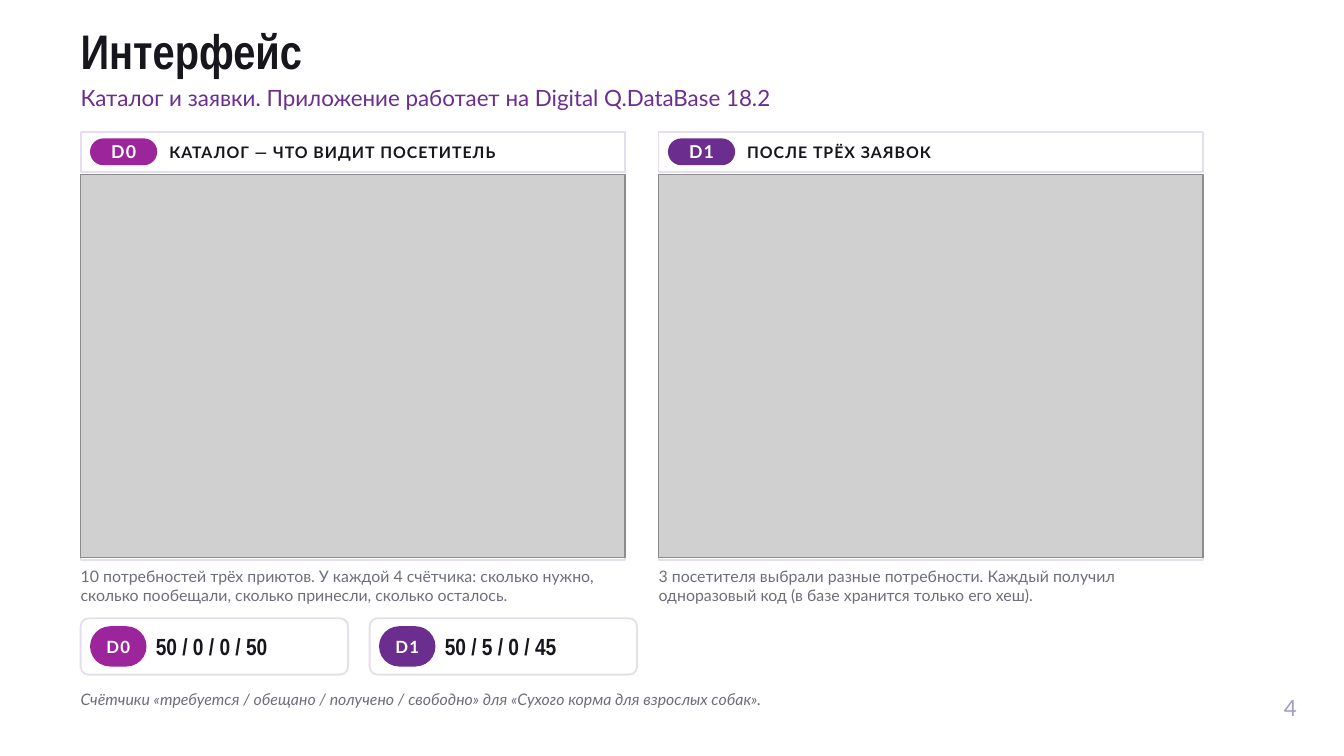
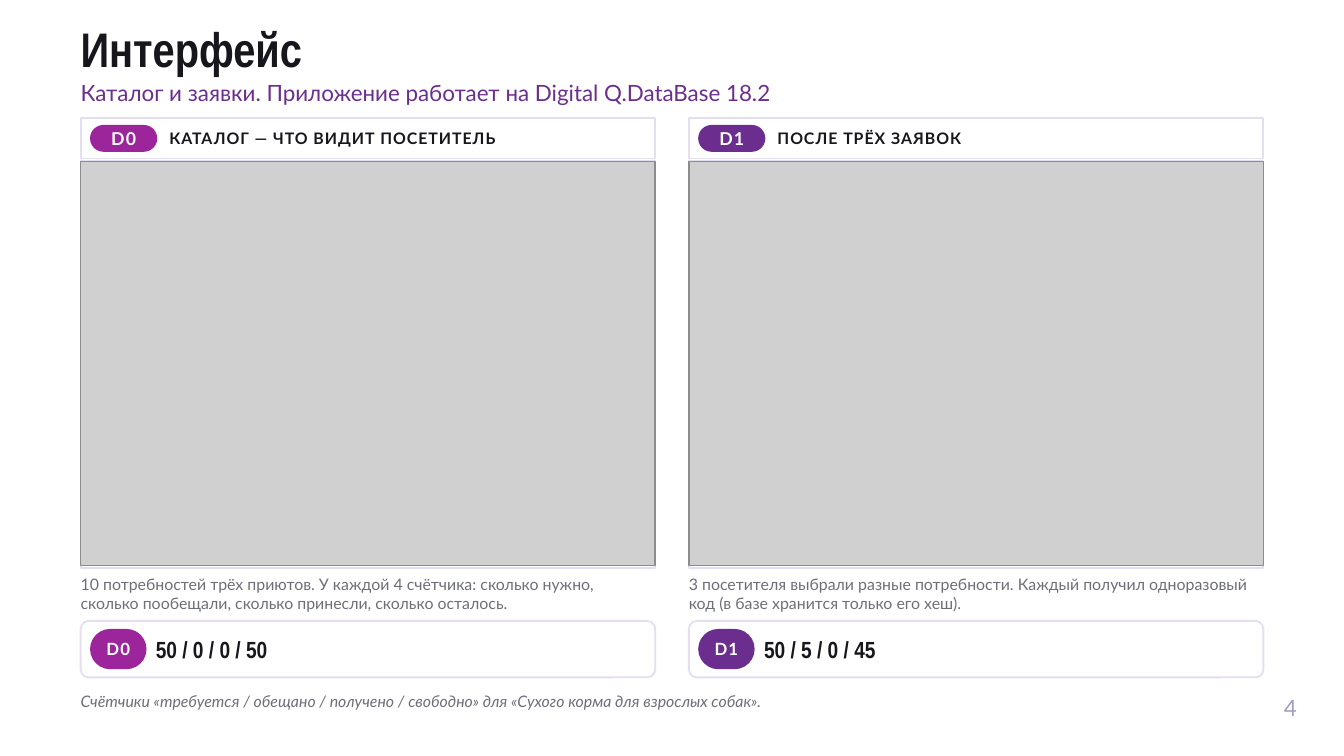
Before and after one commit to milana-solodovnik/lapa-ryadom, a slide deck: slide 4 of slides/output/lapa-ryadom-pitch.pptx. Drawn at 1344x756 pixels with LibreOffice and Linux fonts; fonts in the diff are those of the drawing; grey boxes stand for pictures; background and template pictures are left out. Boxes give left, top, right and bottom in pixels: in the first picture for what was removed or moved away, otherwise in the second. Text is boxed around its words. In the diff, an @@ line names an element or a change of style, - is before the commit and + after.

```diff
--- a/slides/output/lapa-ryadom-pitch.pptx
+++ b/slides/output/lapa-ryadom-pitch.pptx
@@ text "Каталог и заявки. Приложение работает ...": place and size @@
-text "Каталог и заявки. Приложение работает ..." at box(81, 89, 770, 110)
+text "Каталог и заявки. Приложение работает ..." at box(81, 84, 770, 105)
@@ rectangle: place and size @@
-rectangle at box(81, 132, 625, 172)
+rectangle at box(81, 118, 656, 159)
@@ text "КАТАЛОГ — ЧТО ВИДИТ ПОСЕТИТЕЛЬ": place and size @@
-text "КАТАЛОГ — ЧТО ВИДИТ ПОСЕТИТЕЛЬ" at box(169, 146, 495, 161)
+text "КАТАЛОГ — ЧТО ВИДИТ ПОСЕТИТЕЛЬ" at box(169, 132, 495, 147)
@@ rectangle: place and size @@
-rectangle at box(659, 132, 1203, 172)
+rectangle at box(688, 118, 1263, 159)
@@ text "ПОСЛЕ ТРЁХ ЗАЯВОК": place and size @@
-text "ПОСЛЕ ТРЁХ ЗАЯВОК" at box(747, 143, 931, 158)
+text "ПОСЛЕ ТРЁХ ЗАЯВОК" at box(777, 130, 961, 144)
@@ text "D0": place and size @@
-text "D0" at box(111, 145, 136, 158)
+text "D0" at box(111, 132, 136, 145)
@@ rounded rectangle: place and size @@
-rounded rectangle at box(90, 138, 157, 165)
+rounded rectangle at box(90, 125, 157, 152)
@@ text "D1": place and size @@
-text "D1" at box(689, 145, 714, 158)
+text "D1" at box(719, 132, 744, 145)
@@ rounded rectangle: place and size @@
-rounded rectangle at box(668, 138, 735, 165)
+rounded rectangle at box(699, 125, 766, 152)
@@ picture: place and size @@
-picture at box(81, 175, 625, 558)
+picture at box(81, 161, 656, 566)
@@ rectangle: place and size @@
-rectangle at box(81, 175, 625, 560)
+rectangle at box(81, 161, 656, 569)
@@ picture: place and size @@
-picture at box(659, 175, 1203, 558)
+picture at box(688, 161, 1263, 566)
@@ rectangle: place and size @@
-rectangle at box(659, 175, 1203, 560)
+rectangle at box(688, 161, 1263, 569)
@@ text "10 потребностей трёх приютов. У ...": place and size @@
-text "10 потребностей трёх приютов. У ..." at box(81, 570, 594, 604)
+text "10 потребностей трёх приютов. У ..." at box(81, 578, 594, 612)
@@ text "3 посетителя выбрали разные потребности. ..." rewrapped from box(659, 570, 1115, 604) to box(689, 578, 1247, 612) @@
@@ rounded rectangle: place and size @@
-rounded rectangle at box(81, 618, 348, 675)
+rounded rectangle at box(81, 621, 656, 677)
@@ rounded rectangle: place and size @@
-rounded rectangle at box(370, 618, 637, 675)
+rounded rectangle at box(688, 621, 1263, 677)
@@ text "D1": place and size @@
-text "D1" at box(395, 641, 419, 653)
+text "D1" at box(715, 643, 739, 655)
@@ rounded rectangle: place and size @@
-rounded rectangle at box(379, 626, 435, 667)
+rounded rectangle at box(699, 629, 755, 669)
@@ text "50 / 5 / 0 ...": place and size @@
-text "50 / 5 / 0 ..." at box(445, 638, 556, 656)
+text "50 / 5 / 0 ..." at box(764, 641, 875, 659)
```
Also in this commit, not shown: 1 other slide changed, 1 other file.
